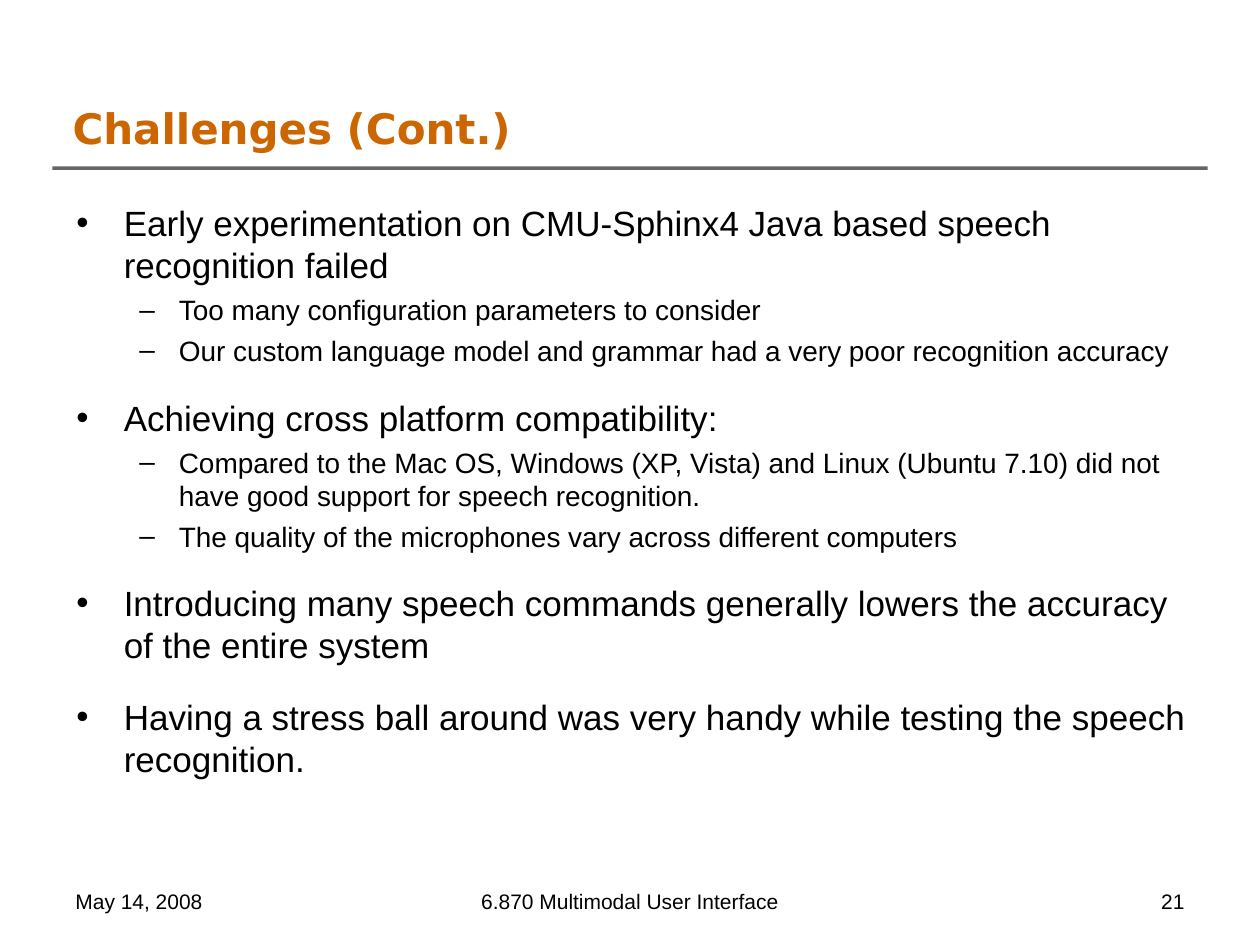
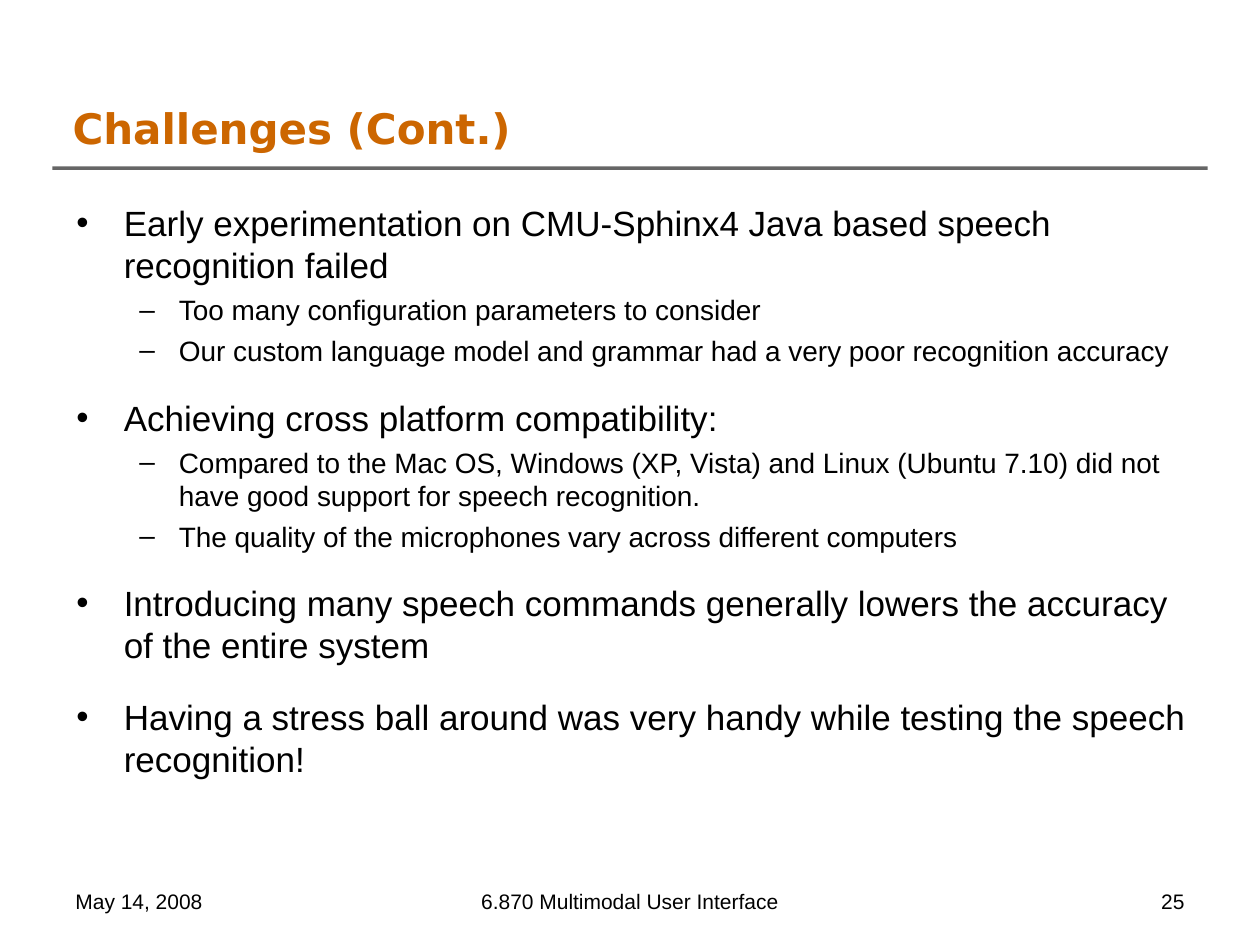
Before and after one commit to oshanis/webnnel, a slide deck: slide 25 of docs/6.870 Final Project Presentation.ppt (slide 21 before the commit). Drawn at 1260x945 pixels with LibreOffice and Linux fonts; fonts in the diff are those of the drawing; background and template pictures are left out. Boxes give left, top, right and bottom in pixels: in the first picture for what was removed or moved away, otherwise in the second. Text is boxed around its words. In the diff, an @@ line names an element or a change of style, - is before the commit and + after.

```diff
--- a/docs/6.870 Final Project Presentation.ppt
+++ b/docs/6.870 Final Project Presentation.ppt
@@ text at (124,704,1185,778): text changed @@
-• Having a stress ball around was very handy while testing the speech recognition.
+• Having a stress ball around was very handy while testing the speech recognition!
@@ page number at (1161,894,1184,910): text changed @@
-21
+25
```
Also in this commit, not shown: 8 other slides changed, 4 slides added.
